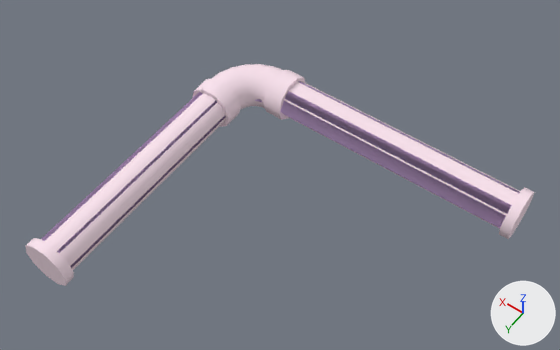
The Blender file src/props_mining/ceiling_pipe04_thick.blend: old version first, new version second.
One viewpoint serves both versions: a camera (50 mm lens) standing at (-76.0, 34.7, 101.9) and looking at (-24.6, -37.3, -11.2). The lights are fixed; the arrows at lower right show +X, +Y and +Z.

Names of what the first picture shows: 'ceiling_pipe04_thick', 'ceiling_pipe04_thick_physics'.
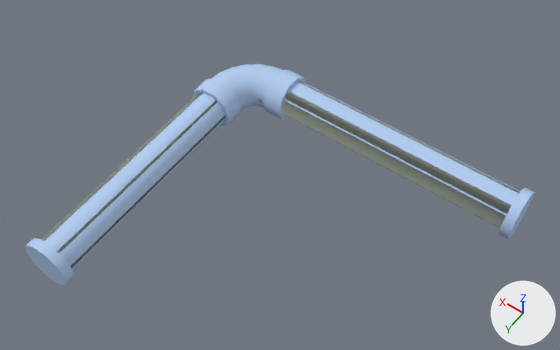
Changed parts and their boxes (x1, y1, x2, y2) in the pictures (560 x 350 px):
'ceiling_pipe04_thick', recoloured (white to blue): (26, 64, 534, 286) in both

The edits, one by one:
Material 'ceiling_pipe01' (mat_ceiling_pipe01) changes colour from white #fae2ee to blue #b4cef2; in linear values from (0.954, 0.764, 0.852) to (0.458, 0.618, 0.887).
